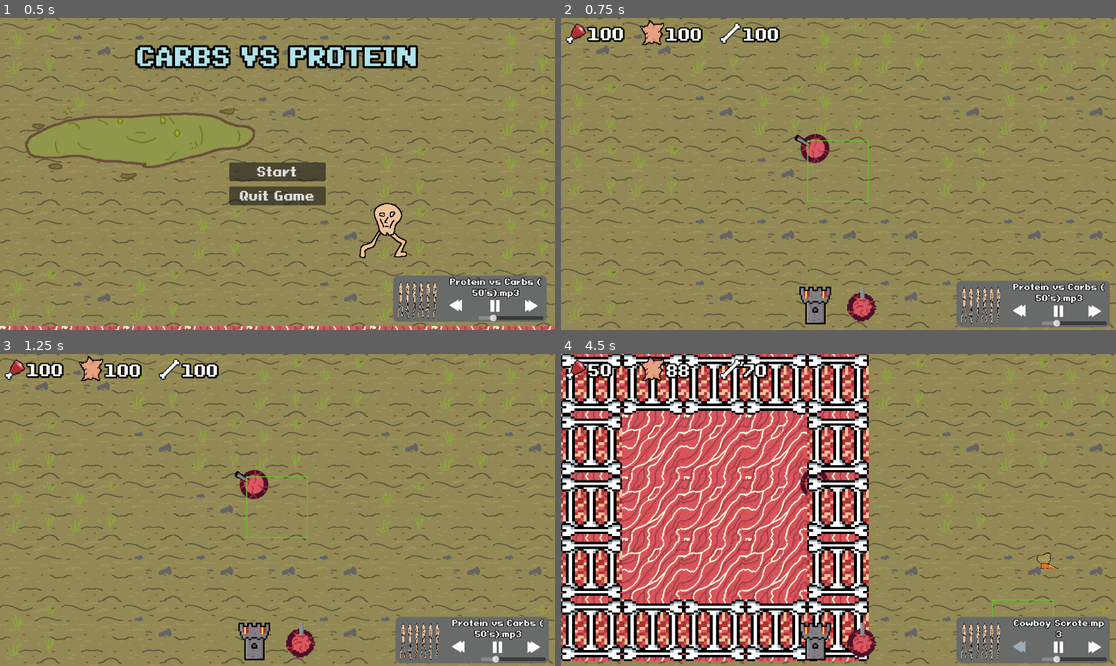
Above: before the commit, frames 1-4 (two rows, left to right).
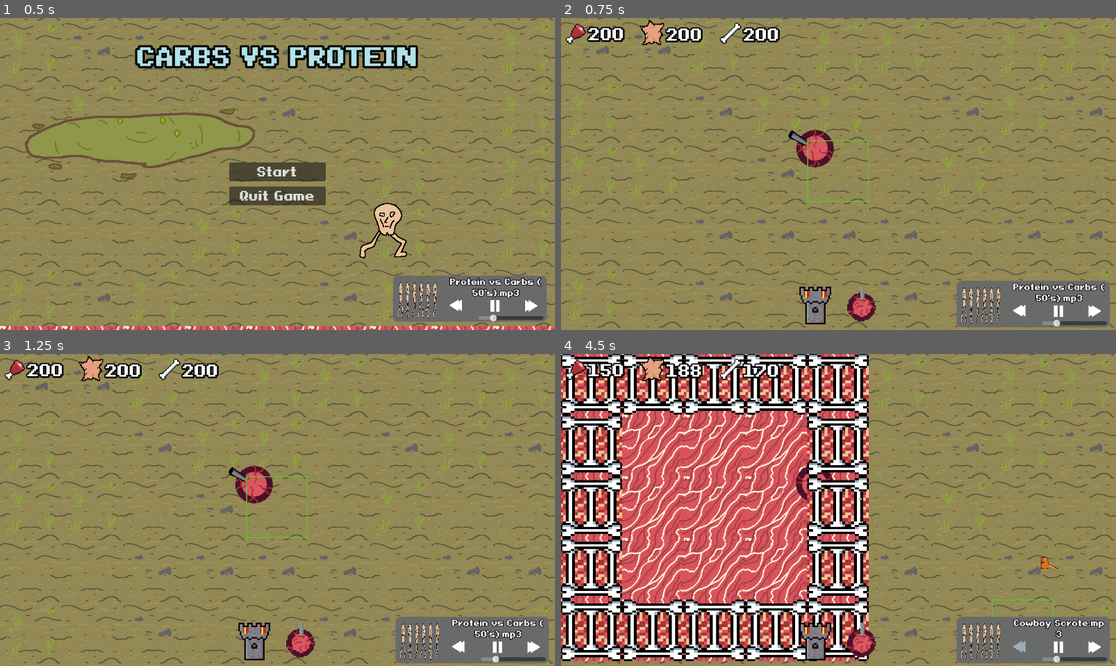
Above: after the commit, the same moments.

Repository: PhilipSBeck/Ludum-Dare-56
Game: Godot game, scene res://Levels/TitleScreen.tscn
The game is run twice, just before and just after one commit, with the same random seed, the same clock (stepped at 60 frames per second) and the same inputs. Sound files missing from this copy of the repository are replaced by a short silence.
Inputs (mouse positions are in pixels of both pictures, inside the frame that each line leads up to):
- Up to frame 1 (0.5 s): no input
- Up to frame 2 (0.75 s): click "Start" at 0.5 s
- Up to frame 3 (1.25 s): no input
- Up to frame 4 (4.5 s): click (1093, 647) at 1.25 s; click (1093, 647) at 2 s; click (816, 644) at 2.75 s; click (860, 644) at 3.5 s; click (1021, 647) at 4.25 s

Frame 1 is identical in both runs. In frame 2, 0.6% of the frame differs, in the area x 4-50%, y 2-49%; in frame 3, 0.6%; in frame 4, 0.8%, in the area x 4-89%, y 2-68%.

Commit message:
Fixed a couple of bugs and turrets are now added to the building dictionary

Diff:
--- a/Levels/main.tscn
+++ b/Levels/main.tscn
@@ -22,7 +22,6 @@
 [node name="Turrets" type="Node2D" parent="."]
 
 [node name="Turret" parent="Turrets" instance=ExtResource("3_i0156")]
-scale = Vector2(5, 5)
 
 [node name="TileHighlight" type="Sprite2D" parent="."]
 position = Vector2(190, 320)
--- a/Scripts/Core/main.gd
+++ b/Scripts/Core/main.gd
@@ -52,7 +52,12 @@
 	return (mapPos - (mapPos % 5))
 
 func attempt_place_fortress():
-	#TODO check to make sure fortress isn't being added to existing fortress
+	var mousePos = $TileMapLayer.get_global_mouse_position()
+	var mapPos =  $TileMapLayer.local_to_map(mousePos)
+
+	# Make sure there isn't already a fortress there
+	if $TileMapLayer.get_cell_atlas_coords(mapPos) == Vector2i(0,0):
+		return
 
 	if $MainHud.bones < WALL_PRICE_BONE:
 		return
@@ -64,9 +69,6 @@
 	$MainHud.increase_meat(-WALL_PRICE_MEAT)
 	$MainHud.increase_skin(-WALL_PRICE_SKIN)
 
-	# TODO this should also add walls and cost something
-	var mousePos = $TileMapLayer.get_global_mouse_position()
-	var mapPos =  $TileMapLayer.local_to_map(mousePos)
 	mapPos = get_fortress_corner_from_map_pos(mapPos)
 	for i in 5:
 		for j in 5:
@@ -79,10 +81,14 @@
 					building_dictionary[tilePos] = wall
 					add_child(wall)
 	check_wall_adjecency()
+	set_placing_tiles(false)
 
 func attempt_place_turret():
 	var mousePos = $TileMapLayer.get_global_mouse_position()
 	var mapPos =  $TileMapLayer.local_to_map(mousePos)
+
+	if building_dictionary.has(mapPos):
+		return
 
 	if $TileMapLayer.get_cell_atlas_coords(mapPos) != Vector2i(0,0):
 		return
@@ -100,10 +106,13 @@
 	var turret = TURRET.instantiate()
 	turret.position = $TileMapLayer.map_to_local(mapPos)
 	$Turrets.add_child(turret)
+	building_dictionary[turret.position] = turret
 
 func check_wall_adjecency():
 	var walls_to_destroy = []
 	for key in building_dictionary:
+		if building_dictionary[key].building_type != "MeatWall":
+			continue
 		var to_keep = false;
 		for i in 3:
 			for j in 3:
--- a/Scripts/HUD/main_hud.gd
+++ b/Scripts/HUD/main_hud.gd
@@ -3,9 +3,9 @@
 signal towerSelected
 signal turretSelected
 
-var meat: int = 100
-var skin: int = 100
-var bones: int = 100
+var meat: int = 200
+var skin: int = 200
+var bones: int = 200
 
 
 # Called when the node enters the scene tree for the first time.
--- /dev/null
+++ b/Scripts/Structures/Structure.gd
@@ -0,0 +1,12 @@
+extends Node2D
+
+@export var building_type = "Structure Name"
+
+# Called when the node enters the scene tree for the first time.
+func _ready() -> void:
+	pass # Replace with function body.
+
+
+# Called every frame. 'delta' is the elapsed time since the previous frame.
+func _process(delta: float) -> void:
+	pass
--- a/Scripts/Units/Turrets/turret.gd
+++ b/Scripts/Units/Turrets/turret.gd
@@ -3,6 +3,8 @@
 @export var potato_scene: PackedScene
 @export var fire_rate: float = 0.3
 @export var projectile_speed: float = 1000.0
+
+@export var building_type = "Turret"
 
 var last_shot_time: float = 0.0
 
--- a/Structures/Walls/MeatWall.tscn
+++ b/Structures/Walls/MeatWall.tscn
@@ -1,8 +1,11 @@
-[gd_scene load_steps=2 format=3 uid="uid://dx80my0br2ctn"]
+[gd_scene load_steps=3 format=3 uid="uid://dx80my0br2ctn"]
 
+[ext_resource type="Script" path="res://Scripts/Structures/Structure.gd" id="1_3qgo1"]
 [ext_resource type="Texture2D" uid="uid://c1vfb2cwi0snu" path="res://Art/Map/Walls/bonewalltile.png" id="1_qlrt3"]
 
 [node name="MeatWall" type="Node2D"]
+script = ExtResource("1_3qgo1")
+building_type = "MeatWall"
 
 [node name="Sprite2D" type="Sprite2D" parent="."]
 texture = ExtResource("1_qlrt3")
--- a/Unit/Turret.tscn
+++ b/Unit/Turret.tscn
@@ -34,7 +34,6 @@
 
 [node name="TurretSprite" type="AnimatedSprite2D" parent="."]
 position = Vector2(-1.43051e-06, -1.43051e-06)
-scale = Vector2(0.15625, 0.152344)
 sprite_frames = SubResource("SpriteFrames_cdi07")
 frame_progress = 0.622198
 script = ExtResource("4_kynfe")
